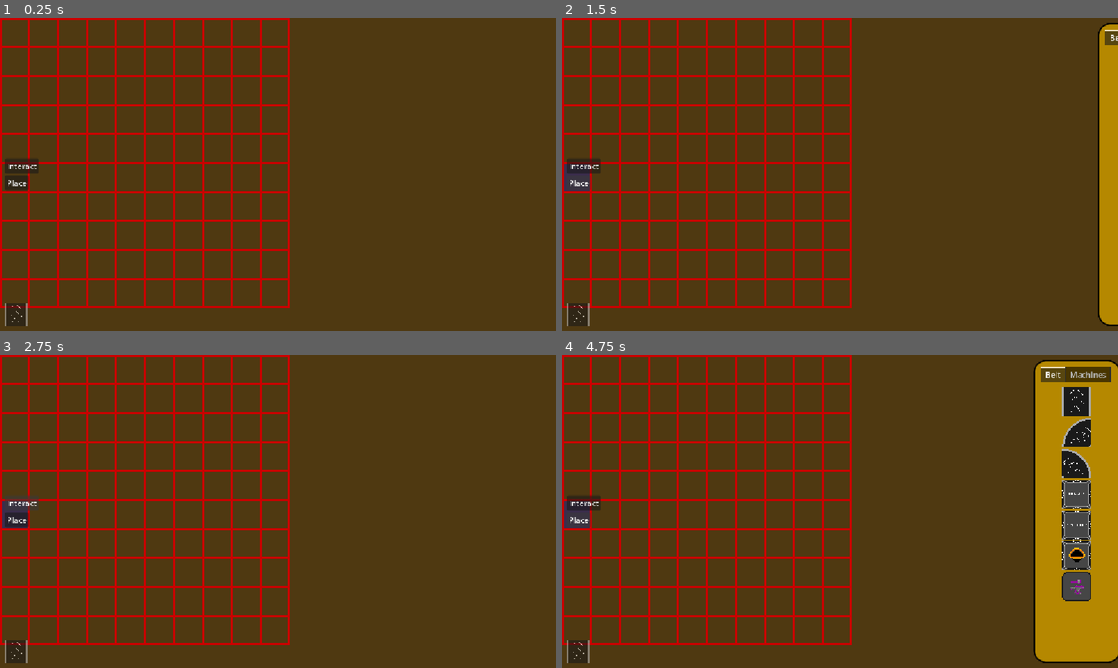
Above: before the commit, frames 1-4 (two rows, left to right).
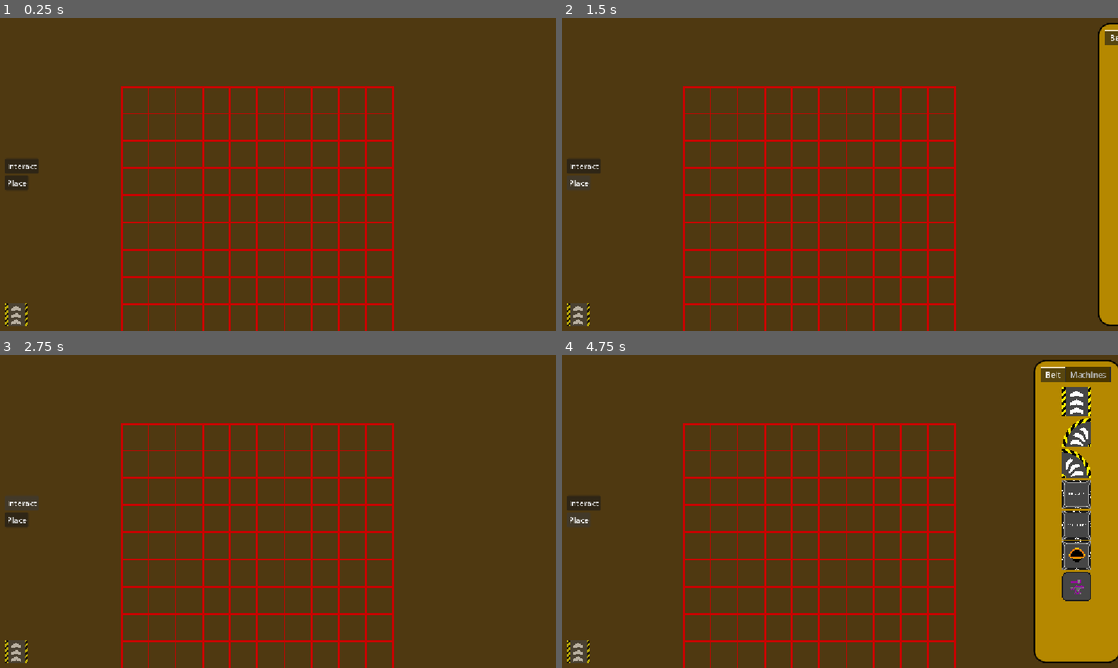
Above: after the commit, the same moments.

Repository: maksymiblue12/TFMG-Mania
Game: Godot game, scene res://world/world.tscn
Two runs of this game, one before a commit and one after it. Both use one fixed random seed, a clock stepped at 60 frames per second and the inputs below.
Inputs:
- Up to frame 1 (0.25 s): no input
- Up to frame 2 (1.5 s): click "Interact" at 0.5 s; click "Place" at 1.25 s
- Up to frame 3 (2.75 s): click "Interact" at 2 s
- Up to frame 4 (4.75 s): click "Place" at 2.75 s; click "Interact" at 3.5 s; click "Place" at 4.25 s

The runs differ from the first frame. In frame 1, 11% of the frame differs, in the area x 0-71%, y 0-100%; in frame 2, 12%; in frame 3, 12%; in frame 4, 13%, in the area x 0-96%, y 0-100%.

Commit message:
Add better textures

Diff:
--- a/assets/shaders/belt_animation.gdshader
+++ b/assets/shaders/belt_animation.gdshader
@@ -1,10 +1,18 @@
 shader_type canvas_item;
 
 uniform float speed:hint_range(0.0, 10.0, 0.1)=1.0;
+uniform int border_size:hint_range(0, 50, 1)=13;
 
 void fragment() {
+	ivec2 tex_size=textureSize(TEXTURE,0);
+	vec2 pixel_pos=UV*vec2(tex_size);
+	float EPSILON=0.1;
 	vec2 uv=UV;
-	uv.y=fract(uv.y+speed*TIME);
+
+	if (pixel_pos.x>float(border_size)+EPSILON&&pixel_pos.x<float(tex_size.x-border_size)-EPSILON) {
+		uv.y=fract(uv.y+speed*TIME);
+	}
+
 	vec4 col=texture(TEXTURE,uv);
 	COLOR=col;
 }
--- a/assets/shaders/belt_corner_animation.gdshader
+++ b/assets/shaders/belt_corner_animation.gdshader
@@ -1,27 +1,34 @@
 shader_type canvas_item;
 
 uniform float speed:hint_range(0.0, 10.0, 0.1)=1.0;
+uniform int border_size:hint_range(0, 50, 1)=13;
 uniform bool flip_y=false;
 
 void fragment() {
-    vec2 uv=UV;
-	float radius=0.5;
-    vec2 center=vec2(1.0,1.0);
-    vec2 p=uv-center;
-    float r=length(p);
-    float angle=atan(p.y,p.x);
-    if (angle<0.0) {
-        angle+=TAU;
-    }
-    float progress=(angle-PI)/(PI/2.0);
-    float inner_radius=radius-0.5;
-    float outer_radius=radius+0.5;
-    if (r<inner_radius||r>outer_radius||progress<0.0||progress>1.0) {
-        discard;
-    }
-    float across=outer_radius-r;
-    float along=fract((flip_y?1.0-progress:progress)+speed*TIME);
+	vec2 uv=UV;
 
-    vec2 sample_uv=vec2(across,along);
-    COLOR=texture(TEXTURE,sample_uv);
+	vec2 p=uv-vec2(1.0,1.0);
+	float r=length(p);
+	float angle=atan(p.y,p.x);
+	if (angle<0.0) {
+		angle+=TAU;
+	}
+	float progress=(angle-PI)/(PI/2.0);
+	if (r<0.0||r>1.0||progress<0.0||progress>1.0) {
+		discard;
+	}
+	float across=1.0-r;
+	float along=progress;
+
+	vec2 sample_uv=vec2(across,along);
+
+	ivec2 tex_size=textureSize(TEXTURE,0);
+	vec2 pixel_pos=sample_uv*vec2(tex_size);
+	float EPSILON=0.1;
+
+	if (pixel_pos.x>float(border_size)+EPSILON&&pixel_pos.x<float(tex_size.x-border_size)-EPSILON) {
+		sample_uv.y=fract((flip_y?1.0-sample_uv.y:sample_uv.y)+speed*TIME);
+	}
+
+	COLOR=texture(TEXTURE,sample_uv);
 }
--- a/game_constants.gd
+++ b/game_constants.gd
@@ -1,4 +1,6 @@
 extends Node
+
+var SQUARE_SIZE=Vector2(100,100)
 
 enum DIRECTION {LEFT,UP,RIGHT,DOWN}
 var OPPOSITE_DIRECTION={
--- a/game_state.gd
+++ b/game_state.gd
@@ -6,7 +6,7 @@
 var ui:UI
 var recipe_manager:RecipeManager=RecipeManager.new()
 
-var tile_to_place:Building=BeltSplitter.new()
+var tile_to_place:Building=Belt.new()
 
 var tool:GameConstants.TOOL_TYPE=GameConstants.TOOL_TYPE.place
 
--- a/systems/belt_path/belt_path.gd
+++ b/systems/belt_path/belt_path.gd
@@ -13,9 +13,9 @@
 var items:Array[BeltItem]=[]
 var wants_to_push:bool=false
 
-var length:float=0
+var length:float=0.0
 var speed:float=100.0
-var item_spacing:float=30
+var item_spacing:float=30.0
 
 func _ready() -> void:
 	curve=Curve2D.new()
@@ -31,6 +31,7 @@
 		segments[-1].disable_ejector()
 		belt.disable_acceptor()
 	segments.append(belt)
+	belt.calculate_animation_speed(speed)
 	for i in belt.get_points_for_path():
 		curve.add_point(i)
 	length=curve.get_baked_length()
@@ -39,6 +40,7 @@
 	belt.belt_path=self
 	if (!segments.is_empty()): segments[0].acceptor_active=false
 	segments.insert(0,belt)
+	belt.calculate_animation_speed(speed)
 	var old_l=length
 	var p=belt.get_points_for_path()
 	p.reverse()
@@ -79,6 +81,11 @@
 	it.queue_free()
 	wants_to_push=false
 
+func set_speed(new_speed:float):
+	speed=new_speed
+	for s in segments:
+		s.calculate_animation_speed(speed)
+
 func _process(delta: float) -> void:
 	if (items.is_empty()): return
 
--- a/systems/recipe_manager.gd
+++ b/systems/recipe_manager.gd
@@ -10,7 +10,7 @@
 
 func load_recipe_file(text:String):
 	# TODO: check if exists and check for errors
-	return JSON.new().parse_string(text)
+	return JSON.parse_string(text)
 
 func load_category(path:String,category:String):
 	recipes[category]=[]
--- a/tiles/belts/basic_belt.gd
+++ b/tiles/belts/basic_belt.gd
@@ -10,6 +10,10 @@
 func _ready() -> void:
 	super._ready()
 	blocked_acceptor_directions[get_direction()]=true
+
+func calculate_animation_speed(item_speed:float):
+	var anim_speed:float=item_speed/sprite.texture.get_size().y
+	(sprite.material as ShaderMaterial).set_shader_parameter("speed",anim_speed)
 
 func get_points_for_path():
 	assert(false,"Not Implemented")
--- a/tiles/belts/belt/belt.tscn
+++ b/tiles/belts/belt/belt.tscn
@@ -6,13 +6,12 @@
 
 [sub_resource type="ShaderMaterial" id="ShaderMaterial_tcf2h"]
 shader = ExtResource("2_htjah")
-shader_parameter/speed = 1.60000002384192
+shader_parameter/speed = 1.0000000149012
+shader_parameter/border_size = 13
 
 [node name="Belt" type="Node2D" unique_id=944355608]
 script = ExtResource("1_susb0")
 
 [node name="Sprite2D" type="Sprite2D" parent="." unique_id=1045954290]
-texture_filter = 1
 material = SubResource("ShaderMaterial_tcf2h")
-position = Vector2(30, 30)
 texture = ExtResource("3_htjah")
--- a/tiles/belts/belt_corner/belt_corner.gd
+++ b/tiles/belts/belt_corner/belt_corner.gd
@@ -51,7 +51,7 @@
 func _ready() -> void:
 	super._ready()
 	GameState.belt_manager.on_belt_corner_added(self)
-	$Sprite2D.flip_v=!flipped
+	sprite.flip_v=!flipped
 	block_all_acceptor_directions()
 	blocked_acceptor_directions[get_starting_direction()]=false
 
--- a/tiles/belts/belt_corner/belt_corner.tscn
+++ b/tiles/belts/belt_corner/belt_corner.tscn
@@ -7,12 +7,12 @@
 [sub_resource type="ShaderMaterial" id="ShaderMaterial_htjah"]
 shader = ExtResource("2_5swj6")
 shader_parameter/speed = 1.60000002384192
+shader_parameter/border_size = 13
+shader_parameter/flip_y = false
 
 [node name="BeltCorner" type="Node2D" unique_id=1013864991]
 script = ExtResource("1_b830j")
 
 [node name="Sprite2D" type="Sprite2D" parent="." unique_id=1817621761]
-texture_filter = 1
 material = SubResource("ShaderMaterial_htjah")
-position = Vector2(30, 30)
 texture = ExtResource("3_qabn8")
--- a/tiles/belts/belt_merger/belt_merger.tscn
+++ b/tiles/belts/belt_merger/belt_merger.tscn
@@ -7,6 +7,4 @@
 script = ExtResource("1_2fk5n")
 
 [node name="Sprite2D" type="Sprite2D" parent="." unique_id=1514271449]
-texture_filter = 1
 texture = ExtResource("1_yjohg")
-offset = Vector2(30, 30)
--- a/tiles/belts/belt_splitter/belt_splitter.gd
+++ b/tiles/belts/belt_splitter/belt_splitter.gd
@@ -43,7 +43,7 @@
 
 func tile_can_accept(from_dir:GameConstants.DIRECTION):
 	var t=square.get_direction_neighbours()[from_dir]
-	return t and t.has_tile and t.tile.has_component("item_acceptor") and t.tile.could_accept_item(from_dir)
+	return t and t.has_tile and t.tile.has_component("item_acceptor") and t.tile.could_accept_item(GameConstants.ITEM_TYPE.NONE,from_dir)
 
 func update_directions():
 	for i in GameConstants.DIRECTION.values():
--- a/tiles/belts/belt_splitter/belt_splitter.tscn
+++ b/tiles/belts/belt_splitter/belt_splitter.tscn
@@ -8,4 +8,3 @@
 
 [node name="Sprite2D" type="Sprite2D" parent="." unique_id=481997967]
 texture = ExtResource("1_itpua")
-offset = Vector2(30, 30)
--- a/tiles/building.gd
+++ b/tiles/building.gd
@@ -24,6 +24,7 @@
 	dir=GameConstants.NEXT_DIRECTION[dir]
 
 func update_sprite_direction():
+	sprite.position=GameConstants.SQUARE_SIZE/2
 	sprite.rotation_degrees=GameConstants.DIRECTION_TO_ROTATION[dir]
 
 func on_interact():
--- a/tiles/debug/item_creator/item_creator.tscn
+++ b/tiles/debug/item_creator/item_creator.tscn
@@ -7,9 +7,7 @@
 script = ExtResource("1_hphn8")
 
 [node name="Sprite2D" type="Sprite2D" parent="." unique_id=852147232]
-texture_filter = 1
 texture = ExtResource("1_enb3j")
-offset = Vector2(30, 30)
 
 [node name="Timer" type="Timer" parent="." unique_id=1444450314]
 autostart = true
--- a/tiles/item_black_hole/item_black_hole.tscn
+++ b/tiles/item_black_hole/item_black_hole.tscn
@@ -7,6 +7,4 @@
 script = ExtResource("1_g3e0j")
 
 [node name="Sprite2D" type="Sprite2D" parent="." unique_id=548886869]
-texture_filter = 1
 texture = ExtResource("2_ta8yg")
-offset = Vector2(30, 30)
--- a/world/camera.gd
+++ b/world/camera.gd
@@ -2,10 +2,16 @@
 
 @export var zoom_in_amount:float=0.5
 @export var zoom_out_amount:float=1.1
-@export var max_zoom_out_level:int=12
+@export var max_zoom_out_level:int=16
 @export var max_zoom_in_level:int=5
+@export var staring_zoom_out_level:int=6
+@export var staring_position:Vector2=Vector2(576.0,324.0)
 
 var zoom_level:int=0
+
+func _init() -> void:
+	zoom=Vector2(1/pow(zoom_out_amount,staring_zoom_out_level),1/pow(zoom_out_amount,staring_zoom_out_level))
+	position=staring_position
 
 func _unhandled_input(event: InputEvent) -> void:
 	if (GameState.showing_screen): return
@@ -13,14 +19,14 @@
 		if (Input.is_action_pressed("mouse_right")):
 			position-=event.screen_relative*Vector2(1/zoom.x,1/zoom.y)
 	elif (event is InputEventMouseButton):
-		if (event.button_index==MOUSE_BUTTON_WHEEL_UP):
+		if (event.button_index==MOUSE_BUTTON_WHEEL_UP and event.pressed):
 			if (zoom.x<1):
 				zoom*=zoom_out_amount
 			else:
 				if (zoom.x>zoom_in_amount*(max_zoom_in_level+1)): return
 				zoom+=Vector2(zoom_in_amount,zoom_in_amount)
 			zoom_level+=1
-		elif (event.button_index==MOUSE_BUTTON_WHEEL_DOWN):
+		elif (event.button_index==MOUSE_BUTTON_WHEEL_DOWN and event.pressed):
 			if (zoom.x<=1):
 				if (zoom.x<(1/zoom_out_amount**(max_zoom_out_level+1))): return
 				zoom/=zoom_out_amount
@@ -28,10 +34,11 @@
 				zoom-=Vector2(zoom_in_amount,zoom_in_amount)
 			zoom_level-=1
 		elif (event.button_index==MOUSE_BUTTON_MIDDLE):
-			position=Vector2.ZERO
-			zoom=Vector2(1,1)
+			position=staring_position
+			zoom=Vector2(1/pow(zoom_out_amount,staring_zoom_out_level),1/pow(zoom_out_amount,staring_zoom_out_level))
 			zoom_level=0
 
 func _process(_delta: float) -> void:
+	if (GameState.showing_screen): return
 	var movement=Input.get_vector("camera_left","camera_right","camera_up","camera_down")
 	position+=movement*5
--- a/world/grid.gd
+++ b/world/grid.gd
@@ -10,7 +10,7 @@
 	create_grid(Vector2.ZERO,10,10)
 
 func create_grid(start:Vector2,width:int,height:int):
-	grids[grid_id]={"size":Vector2(width,height),"bounds":Rect2(start,Vector2(width*60,height*60)),"selected":Vector2i.ZERO}
+	grids[grid_id]={"size":Vector2(width,height),"bounds":Rect2(start,Vector2(width,height)*GameConstants.SQUARE_SIZE),"selected":Vector2i.ZERO}
 	for i in range(width):
 		for j in range(height):
 			create_square(start,i,j,grid_id)
@@ -20,7 +20,7 @@
 	var s=SQUARE.instantiate()
 	add_child(s)
 	s.create(self,x,y,_id)
-	s.global_position=start+Vector2(60*x,60*y)
+	s.global_position=start+Vector2(x,y)*GameConstants.SQUARE_SIZE
 	grids[_id][Vector2i(x,y)]=s
 
 func get_square(_id,x,y):
@@ -37,7 +37,7 @@
 			if (!v["bounds"].has_point(mouse_pos) or GameState.showing_screen):
 				v[v["selected"]]._on_mouse_exited()
 				continue
-			var pos=Vector2i((mouse_pos-v["bounds"].position)/60)
+			var pos=Vector2i((mouse_pos-v["bounds"].position)/GameConstants.SQUARE_SIZE)
 			if (v["selected"]!=pos):
 				v[v["selected"]]._on_mouse_exited()
 			v[pos]._on_mouse_entered()
--- a/world/square.gd
+++ b/world/square.gd
@@ -1,7 +1,7 @@
 class_name Square
 extends Node2D
 
-@onready var panel=$Panel
+@onready var panel:Panel=$Panel
 
 signal mouse_enter(enter:bool,interact:bool)
 
@@ -17,20 +17,17 @@
 var tile
 
 func create(_grid,x,y,_grid_id):
+	panel.size=GameConstants.SQUARE_SIZE
 	grid=_grid
 	x_index=x
 	y_index=y
 	grid_id=_grid_id
-	var s=($Panel.get_theme_stylebox("panel") as StyleBoxFlat).duplicate()
-	if (x_index==0):
-		s.border_width_left=4
-	elif (x_index==grid.grids[grid_id]["size"].x-1):
-		s.border_width_right=4
-	if (y_index==0):
-		s.border_width_top=4
-	elif (y_index==grid.grids[grid_id]["size"].y-1):
-		s.border_width_bottom=4
-	$Panel.add_theme_stylebox_override("panel",s)
+	var s=(panel.get_theme_stylebox("panel") as StyleBoxFlat).duplicate()
+	s.border_width_left=(4.0 if x_index==0 else 2.0)/60.0*GameConstants.SQUARE_SIZE.x
+	s.border_width_right=(4.0 if x_index==grid.grids[grid_id]["size"].x-1 else 2.0)/60.0*GameConstants.SQUARE_SIZE.x
+	s.border_width_top=(4.0 if y_index==0 else 2.0)/60.0*GameConstants.SQUARE_SIZE.x
+	s.border_width_bottom=(4.0 if y_index==grid.grids[grid_id]["size"].y-1 else 2.0)/60.0*GameConstants.SQUARE_SIZE.x
+	panel.add_theme_stylebox_override("panel",s)
 	stylebox=s
 
 func get_neighbours():
--- a/world/ui/tile_picker_option.tscn
+++ b/world/ui/tile_picker_option.tscn
@@ -93,6 +93,8 @@
 
 [node name="TextureRect" type="TextureRect" parent="." unique_id=2064562833]
 texture_filter = 1
+custom_minimum_size = Vector2(60, 60)
+custom_maximum_size = Vector2(60, 60)
 layout_mode = 2
 offset_transform_enabled = true
 texture = ExtResource("1_lsqnp")
--- a/world/ui/ui.tscn
+++ b/world/ui/ui.tscn
@@ -37,11 +37,13 @@
 [sub_resource type="ShaderMaterial" id="ShaderMaterial_g30op"]
 shader = ExtResource("6_o2uhh")
 shader_parameter/speed = 0.0
+shader_parameter/border_size = 13
 shader_parameter/flip_y = true
 
 [sub_resource type="ShaderMaterial" id="ShaderMaterial_cdabw"]
 shader = ExtResource("6_o2uhh")
 shader_parameter/speed = 0.0
+shader_parameter/border_size = 13
 shader_parameter/flip_y = true
 
 [sub_resource type="Animation" id="Animation_fmcf5"]
@@ -257,12 +259,13 @@
 [node name="TextureRect" type="TextureRect" parent="MarginContainer/VBoxContainer/HBoxContainer/TilePreview" unique_id=1651989865]
 texture_filter = 1
 custom_minimum_size = Vector2(60, 60)
+custom_maximum_size = Vector2(60, 60)
 layout_mode = 1
 anchors_preset = 2
 anchor_top = 1.0
 anchor_bottom = 1.0
-offset_top = -40.0
-offset_right = 40.0
+offset_top = -60.0
+offset_right = 60.0
 grow_vertical = 0
 pivot_offset_ratio = Vector2(0.5, 0.5)
 texture = ExtResource("1_fmcf5")
--- a/world/world.tscn
+++ b/world/world.tscn
@@ -17,7 +17,6 @@
 metadata/_custom_type_script = "uid://dke8bwkc61cv"
 
 [node name="Camera" type="Camera2D" parent="." unique_id=566005060]
-position = Vector2(576, 324)
 position_smoothing_enabled = true
 position_smoothing_speed = 15.0
 script = ExtResource("3_h5o24")
Binary file changed: assets/textures/buildings/belt.png
Binary file changed: assets/textures/buildings/belt_frog.png
Binary file changed: assets/textures/buildings/belt_merger.png
Binary file changed: assets/textures/buildings/belt_splitter.png
Binary file changed: assets/textures/buildings/furnace.png
Binary file changed: assets/textures/buildings/incinerator.png
Binary file changed: assets/textures/buildings/item_black_hole.png
Binary file changed: assets/textures/buildings/item_creator.png
